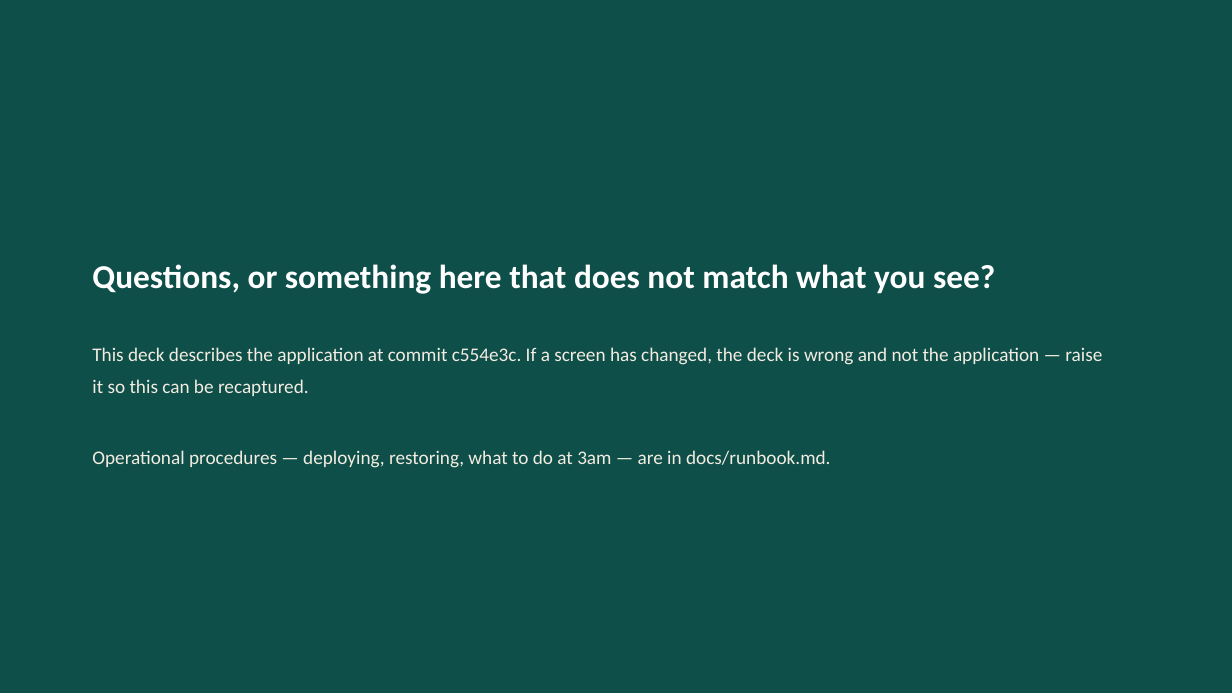
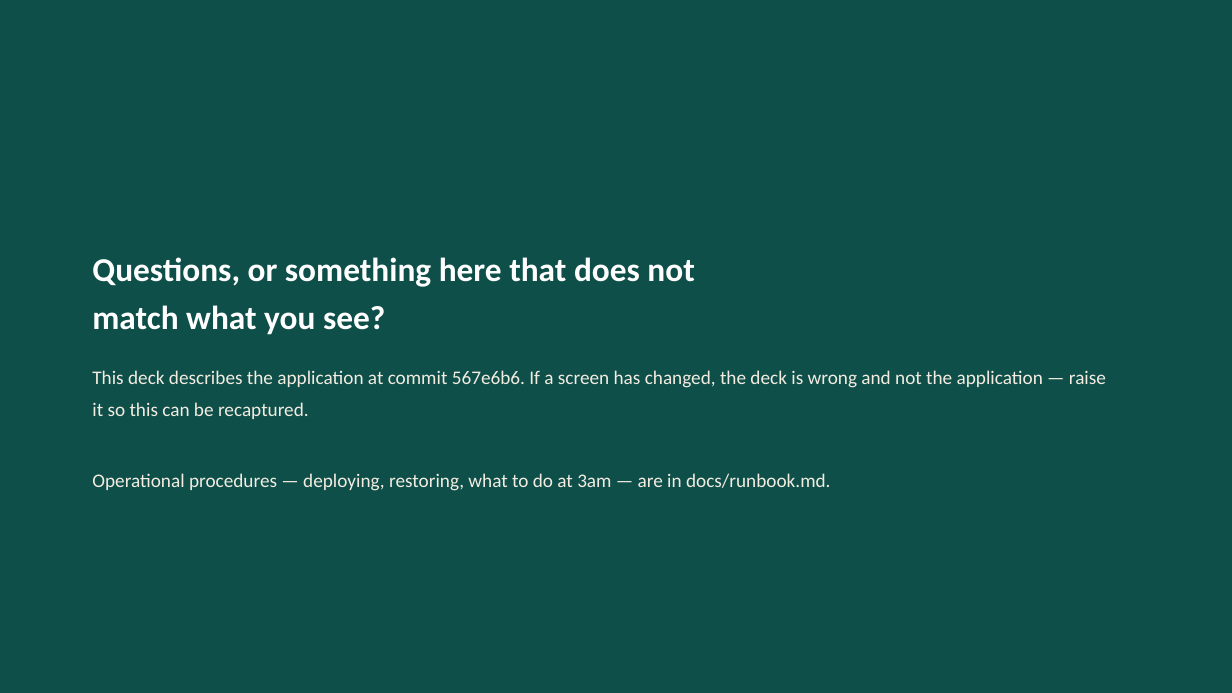
Before and after one commit to prajwal-patil-hub/Internal-Banking-Ticketing-System, a slide deck: slide 58 of docs/sop/SUCCESS-Bank-Ticketing-SOP.pptx. Drawn at 1232x693 pixels with LibreOffice and Linux fonts; fonts in the diff are those of the drawing. Boxes give left, top, right and bottom in pixels: in the first picture for what was removed or moved away, otherwise in the second. Text is boxed around its words. In the diff, an @@ line names an element or a change of style, - is before the commit and + after.

```diff
--- a/docs/sop/SUCCESS-Bank-Ticketing-SOP.pptx
+++ b/docs/sop/SUCCESS-Bank-Ticketing-SOP.pptx
@@ text at (92, 257, 694, 335): text changed @@
-Questions, or something here that does not match what you see?
+Questions, or something here that does not
+match what you see?
@@ text "This deck describes the application ...": place and size @@
-text "This deck describes the application ..." at (92, 347, 1102, 468)
+text "This deck describes the application ..." at (92, 370, 1106, 491)
@@ text at (92, 370, 1106, 419): text changed @@
-This deck describes the application at commit c554e3c. If a screen has changed, the deck is wrong and not the application — raise it so this can be recaptured.
+This deck describes the application at commit 567e6b6. If a screen has changed, the deck is wrong and not the application — raise it so this can be recaptured.
```
Also in this commit, not shown: 26 other slides changed, 30 other files.
